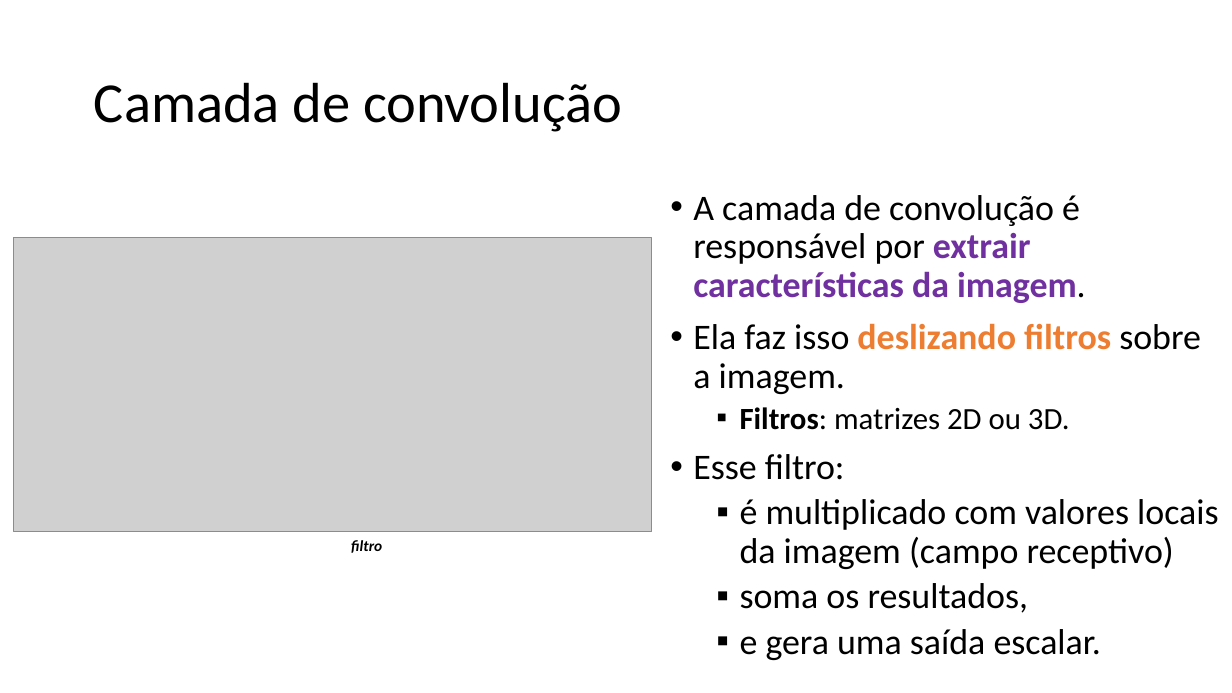
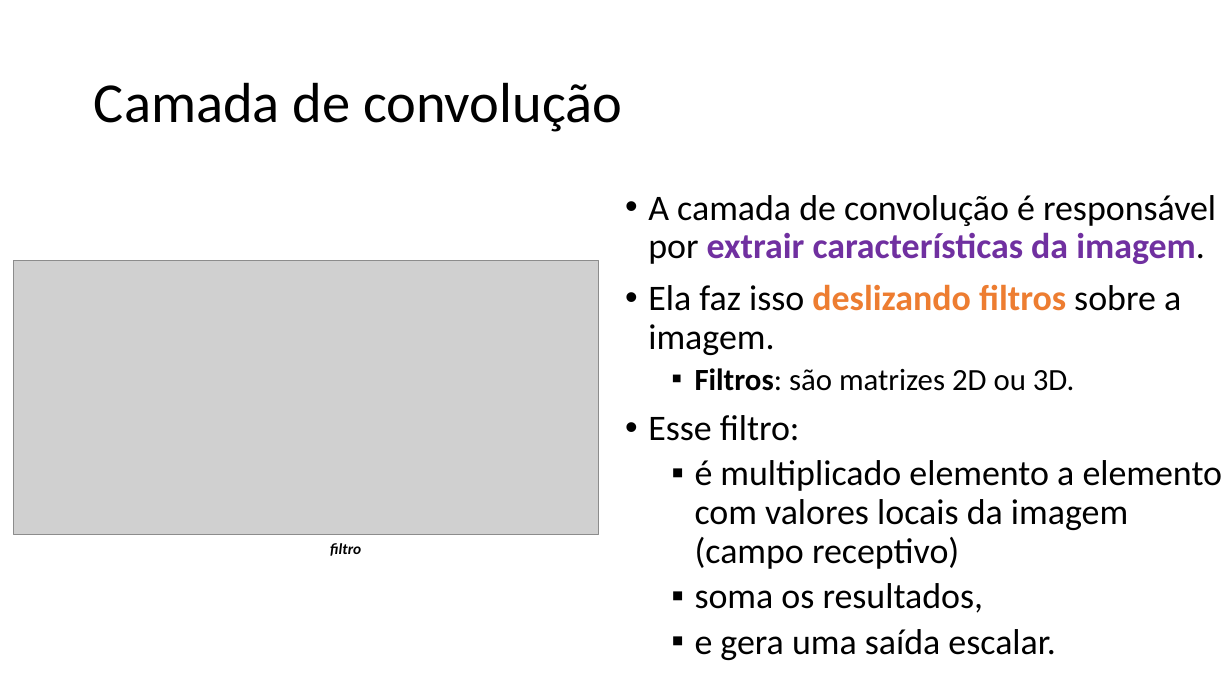
Before and after one commit to zz4fap/c24_inteligencia_artificial, a slide deck: slide 23 of slides/C24_CNN.pptx (slide 24 before the commit). Drawn at 1232x693 pixels with LibreOffice and Linux fonts; fonts in the diff are those of the drawing; grey boxes stand for pictures. Boxes give left, top, right and bottom in pixels: in the first picture for what was removed or moved away, otherwise in the second. Text is boxed around its words. In the diff, an @@ line names an element or a change of style, - is before the commit and + after.

```diff
--- a/slides/C24_CNN.pptx
+++ b/slides/C24_CNN.pptx
@@ text "A camada de convolução é ...": place and size @@
-text "A camada de convolução é ..." at bbox=[693, 195, 1218, 660]
+text "A camada de convolução é ..." at bbox=[648, 195, 1223, 660]
@@ picture: place and size @@
-picture at bbox=[13, 238, 652, 532]
+picture at bbox=[13, 261, 599, 535]
@@ text at bbox=[695, 368, 1075, 391]: text changed @@
-  ▪ Filtros: matrizes 2D ou 3D.
+  ▪ Filtros: são matrizes 2D ou 3D.
@@ text at bbox=[695, 460, 1223, 569]: text changed @@
-  ▪ é multiplicado com valores locais da imagem (campo receptivo)
+  ▪ é multiplicado elemento a elemento com valores locais da imagem (campo receptivo)
@@ text "filtro": place and size @@
-text "filtro" at bbox=[351, 540, 382, 553]
+text "filtro" at bbox=[330, 543, 361, 556]
```
Also in this commit, not shown: 22 other slides changed, 1 slide removed.
